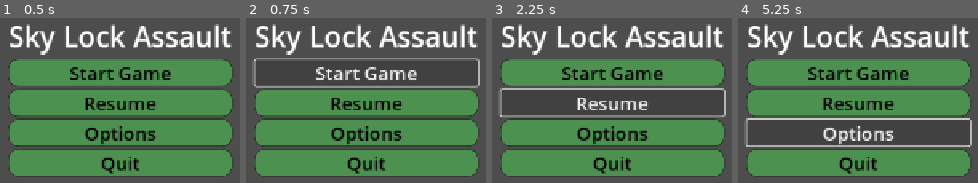
Above: before the commit, frames 1-4 (left to right).
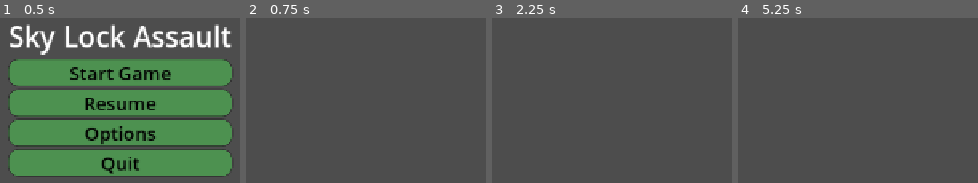
Above: after the commit, the same moments.

Repository: ikostan/SkyLockAssault
Game: Godot game, scene res://scenes/main_menu.tscn
Same seed, same stepped clock (60 frames per second), same inputs: the game is played once before the commit and once after it.
Inputs (mouse positions are in pixels of both pictures, inside the frame that each line leads up to):
- Up to frame 1 (0.5 s): no input
- Up to frame 2 (0.75 s): click "Start Game" at 0.5 s
- Up to frame 3 (2.25 s): click (612, 72) at 1.25 s, where only the run before the commit has a clickable "Start Game"; click (612, 102) at 2 s, where only the run before the commit has a clickable "Resume"
- Up to frame 4 (5.25 s): click (858, 102) at 2.75 s, where only the run before the commit has a clickable "Resume"; click (858, 72) at 3.5 s, where only the run before the commit has a clickable "Start Game"; click (858, 102) at 4.25 s, where only the run before the commit has a clickable "Resume"; click (858, 131) at 5 s, where only the run before the commit has a clickable "Options"

Frame 1 is identical in both runs. In frame 2, 54% of the frame differs, in the area x 2-98%, y 3-97%; in frame 3, 55%; in frame 4, 54%.

Commit message:
Update main_menu.gd

Diff:
--- a/scripts/main_menu.gd
+++ b/scripts/main_menu.gd
@@ -1,6 +1,7 @@
 extends Control
 
 @onready var quit_dialog: ConfirmationDialog
+@onready var game_scene: PackedScene
 
 # Custom logging function with timestamp
 func log_message(message: String) -> void:
@@ -17,6 +18,7 @@
 
 	# Connect dialog signals (can also do this in editor; add null check)
 	quit_dialog = $CenterContainer/VBoxContainer/QuitDialog
+	game_scene = preload("res://scenes/main_scene.tscn")
 
 	if quit_dialog:
 		# Add signals
@@ -32,8 +34,13 @@
 
 func _on_start_pressed() -> void:
 	# Stub; later: get_tree().change_scene_to_file("res://game_scene.tscn")
-	var message: String = "Start menu coming soon!"
-	log_message(message)
+	log_message("Start Game menu button pressed.")
+
+	if game_scene:
+		log_message("Loading main game scene...")
+		get_tree().change_scene_to_packed(game_scene)
+	else:
+		log_message("Error: Game scene not set!")
 
 
 func _on_resume_pressed() -> void:
